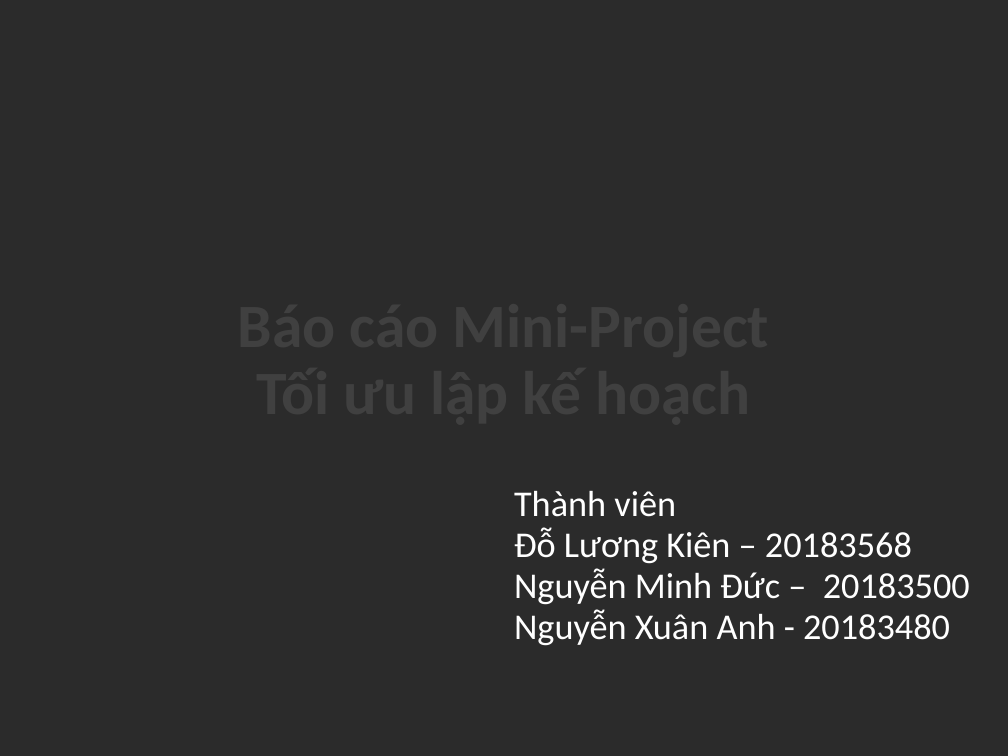
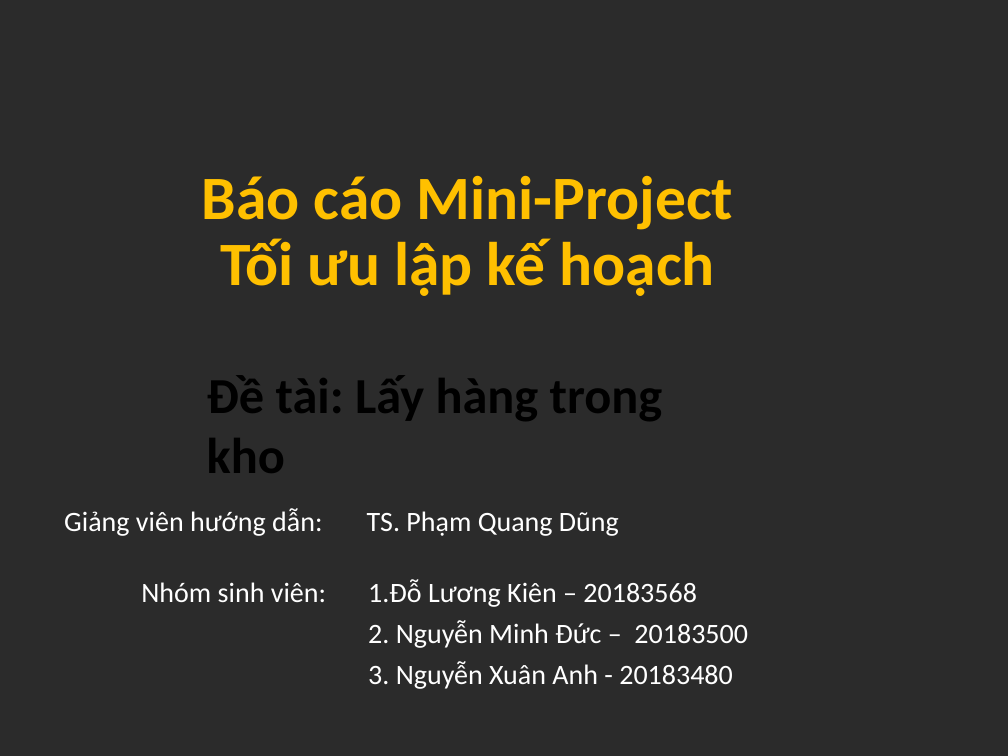
Before and after one commit to doflamingo0/Planning_Optimization, a slide deck: slide 1 of ttlkh.pptx. Drawn at 1008x756 pixels with LibreOffice and Linux fonts; fonts in the diff are those of the drawing; background and template pictures are left out; a plain dark background stands for a picture behind light text. Boxes give left, top, right and bottom in pixels: in the first picture for what was removed or moved away, otherwise in the second. Text is boxed around its words. In the diff, an @@ line names an element or a change of style, - is before the commit and + after.

Commit message:
update slide

```diff
--- a/ttlkh.pptx
+++ b/ttlkh.pptx
@@ title "Báo cáo Mini-Project Tối ưu ..." moved from (x1=126, y1=169, x2=882, y2=432) to (x1=202, y1=176, x2=734, y2=296) @@
@@ title "Báo cáo Mini-Project Tối ưu ..." at (x1=202, y1=176, x2=734, y2=296): text colour #404040 to #FFC000 @@
@@ text added at (x1=207, y1=375, x2=663, y2=473), 36 pt, text #000000, bold @@
+Đề tài: Lấy hàng trong kho
@@ text added at (x1=64, y1=508, x2=619, y2=536), 20 pt, text #FFFFFF @@
+Giảng viên hướng dẫn: TS. Phạm Quang Dũng
@@ subtitle at (x1=141, y1=579, x2=748, y2=689): text changed; size 25.9 to 20 pt @@
-Thành viên
-Đỗ Lương Kiên – 20183568
-Nguyễn Minh Đức – 20183500
-Nguyễn Xuân Anh - 20183480
+Nhóm sinh viên: 1.Đỗ Lương Kiên – 20183568
+2. Nguyễn Minh Đức – 20183500
+3. Nguyễn Xuân Anh - 20183480
```
Also in this commit, not shown: 2 other slides changed.
